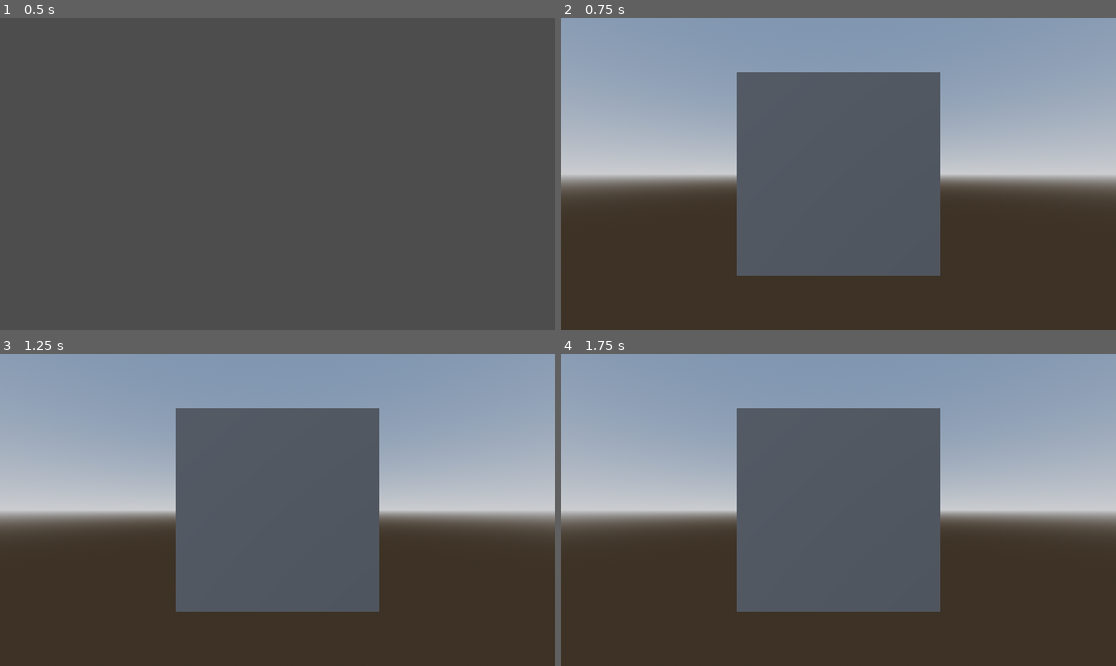
Above: before the commit, frames 1-4 (two rows, left to right).
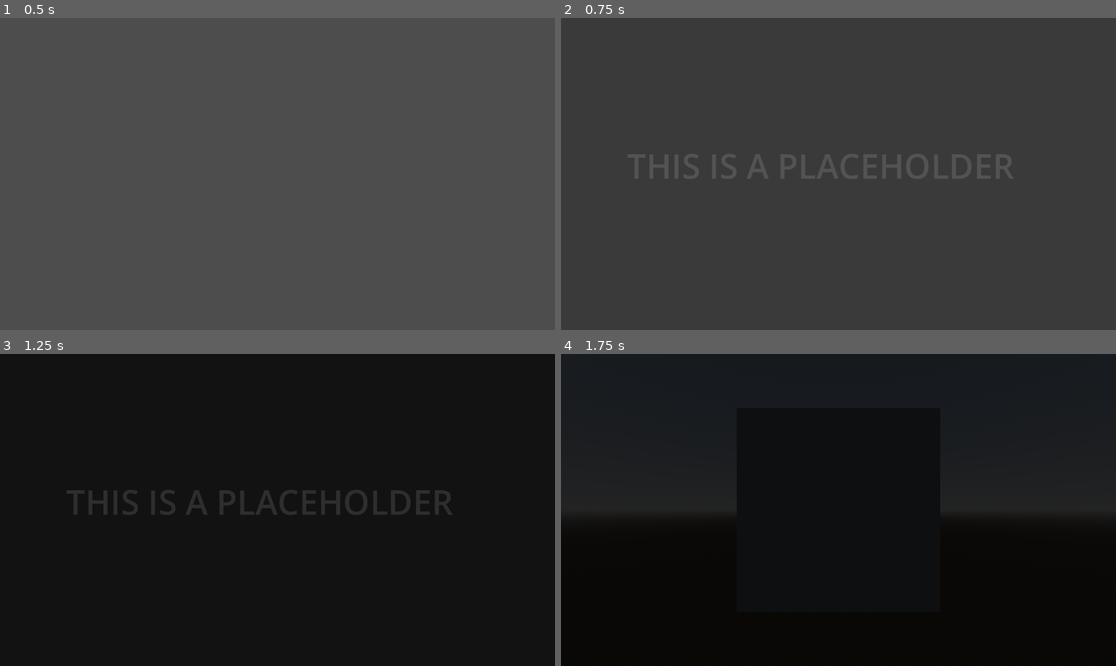
Above: after the commit, the same moments.

Repository: TheBossOfGaming/Scene-Manager
Game: Godot game, scene res://Scenes/splash_screens.tscn
The game is run twice, just before and just after one commit, with the same random seed, the same clock (stepped at 60 frames per second) and the same inputs.
Inputs:
- Up to frame 1 (0.5 s): no input
- Up to frame 2 (0.75 s): tap Enter at 0.5 s
- Up to frame 3 (1.25 s): no input
- Up to frame 4 (1.75 s): no input

Frame 1 is identical in both runs. In frame 2, 65% of the frame differs, in the area x 0-100%, y 0-83%; in frame 3, 100%, in the area x 0-100%, y 0-100%; in frame 4, 100%.

Commit message:
End of stream 3
Finally, finally made it work. Works and just works nicely. Thank god

Diff:
--- /dev/null
+++ b/Scenes/Transitions/LoadingScreen.tscn
@@ -0,0 +1,110 @@
+[gd_scene load_steps=7 format=3 uid="uid://dxutv1hfrhwvh"]
+
+[ext_resource type="Script" uid="uid://baqgbb65f5q46" path="res://Scripts/TransitionsScripts/LoadingScreen.gd" id="1_f51h4"]
+
+[sub_resource type="StyleBoxFlat" id="StyleBoxFlat_peav0"]
+bg_color = Color(0, 0, 0, 1)
+
+[sub_resource type="Animation" id="Animation_f51h4"]
+length = 0.001
+tracks/0/type = "value"
+tracks/0/imported = false
+tracks/0/enabled = true
+tracks/0/path = NodePath("Panel:self_modulate")
+tracks/0/interp = 1
+tracks/0/loop_wrap = true
+tracks/0/keys = {
+"times": PackedFloat32Array(0),
+"transitions": PackedFloat32Array(1),
+"update": 0,
+"values": [Color(1, 1, 1, 1)]
+}
+
+[sub_resource type="Animation" id="Animation_63eoh"]
+resource_name = "fade_to_black"
+tracks/0/type = "value"
+tracks/0/imported = false
+tracks/0/enabled = true
+tracks/0/path = NodePath("Panel:self_modulate")
+tracks/0/interp = 1
+tracks/0/loop_wrap = true
+tracks/0/keys = {
+"times": PackedFloat32Array(0.0333333, 1),
+"transitions": PackedFloat32Array(1, 1),
+"update": 0,
+"values": [Color(1, 1, 1, 0), Color(0, 0, 0, 1)]
+}
+tracks/1/type = "method"
+tracks/1/imported = false
+tracks/1/enabled = true
+tracks/1/path = NodePath(".")
+tracks/1/interp = 1
+tracks/1/loop_wrap = true
+tracks/1/keys = {
+"times": PackedFloat32Array(1),
+"transitions": PackedFloat32Array(1),
+"values": [{
+"args": [],
+"method": &"Transition_To_Done"
+}]
+}
+
+[sub_resource type="Animation" id="Animation_s1n8j"]
+resource_name = "fade_from_black"
+tracks/0/type = "value"
+tracks/0/imported = false
+tracks/0/enabled = true
+tracks/0/path = NodePath("Panel:self_modulate")
+tracks/0/interp = 1
+tracks/0/loop_wrap = true
+tracks/0/keys = {
+"times": PackedFloat32Array(0.0333334, 1),
+"transitions": PackedFloat32Array(1, 1),
+"update": 0,
+"values": [Color(0, 0, 0, 1), Color(1, 1, 1, 0)]
+}
+tracks/1/type = "method"
+tracks/1/imported = false
+tracks/1/enabled = true
+tracks/1/path = NodePath(".")
+tracks/1/interp = 1
+tracks/1/loop_wrap = true
+tracks/1/keys = {
+"times": PackedFloat32Array(1),
+"transitions": PackedFloat32Array(1),
+"values": [{
+"args": [],
+"method": &"Transition_From_Done"
+}]
+}
+
+[sub_resource type="AnimationLibrary" id="AnimationLibrary_shlas"]
+_data = {
+&"RESET": SubResource("Animation_f51h4"),
+&"fade_from_black": SubResource("Animation_s1n8j"),
+&"fade_to_black": SubResource("Animation_63eoh")
+}
+
+[node name="LoadingScreen" type="Control"]
+layout_mode = 3
+anchors_preset = 15
+anchor_right = 1.0
+anchor_bottom = 1.0
+grow_horizontal = 2
+grow_vertical = 2
+script = ExtResource("1_f51h4")
+
+[node name="Panel" type="Panel" parent="."]
+layout_mode = 1
+anchors_preset = 15
+anchor_right = 1.0
+anchor_bottom = 1.0
+grow_horizontal = 2
+grow_vertical = 2
+theme_override_styles/panel = SubResource("StyleBoxFlat_peav0")
+
+[node name="AnimationPlayer" type="AnimationPlayer" parent="Panel"]
+root_node = NodePath("../..")
+libraries = {
+&"": SubResource("AnimationLibrary_shlas")
+}
--- a/Scenes/Transitions/fade_to_black.tscn
+++ /dev/null
@@ -1,26 +0,0 @@
-[gd_scene load_steps=3 format=3 uid="uid://dxutv1hfrhwvh"]
-
-[ext_resource type="Script" uid="uid://baqgbb65f5q46" path="res://Scripts/TransitionsScripts/fade_to_black.gd" id="1_63eoh"]
-
-[sub_resource type="StyleBoxFlat" id="StyleBoxFlat_peav0"]
-bg_color = Color(0, 0, 0, 1)
-
-[node name="FadeToBlack" type="Control"]
-layout_mode = 3
-anchors_preset = 15
-anchor_right = 1.0
-anchor_bottom = 1.0
-grow_horizontal = 2
-grow_vertical = 2
-script = ExtResource("1_63eoh")
-
-[node name="Panel" type="Panel" parent="."]
-layout_mode = 1
-anchors_preset = 15
-anchor_right = 1.0
-anchor_bottom = 1.0
-grow_horizontal = 2
-grow_vertical = 2
-theme_override_styles/panel = SubResource("StyleBoxFlat_peav0")
-
-[connection signal="LoadCompleted" from="." to="." method="After"]
--- a/Scripts/SceneManager.gd
+++ b/Scripts/SceneManager.gd
@@ -1,11 +1,9 @@
 #Node Stuff#
 extends Node
 #Signals#
-signal LoadStart
-signal LoadCompleted
-signal SceneAdded
+
 #TransitionScenes
-const FADE_TO_BLACK = preload("res://Scenes/Transitions/fade_to_black.tscn")
+const LOADING_SCREEN = preload("res://Scenes/Transitions/LoadingScreen.tscn")
 
 #Actions that we can take#
 enum Actions {
@@ -19,6 +17,7 @@
 }
 
 var hiddenScenes = []
+var loadingScreen : LoadingScreen
 
 # Starts the transition (Fire LoadStart, screen should be black)
 # Takes care of past scene (Does Action : so deletes or hide past scene)
@@ -26,39 +25,38 @@
 # Finishes the transition (Fires LoadCompleted)
 # Management done
 
-func FadeToBlack() -> Control:
-	print("Should do a fade to black transition")
-	var scene = FADE_TO_BLACK.instantiate()
-	return scene
+func addLoadingScreen(transitionsType) -> void:
+	loadingScreen = LOADING_SCREEN.instantiate()
+	get_tree().root.add_child(loadingScreen)
+	loadingScreen.StartTransition(transitionsType)
 
-func PixelDeath() -> Control:
-	print("Should do a pixel death transition")
-	var scene = FADE_TO_BLACK.instantiate()
-	return scene
+func LoadContent() -> void:
+	pass
 
 func ChangeScene(scene : PackedScene, PlaceNodeInHere : Node, PastScene : Node, Action : Actions, transition : Transitions) -> void:
 	# Does the transition #
 	match transition:
 		Transitions.FADETOBLACK:
-			var loadingscreen = FadeToBlack()
+			var type = "fade_to_black"
+			addLoadingScreen(type)
 			print_debug("Sending Loading Screen Signal")
-			LoadStart.emit(loadingscreen)
 		Transitions.PIXELDEATH:
+			var type = "fade_to_black"
+			addLoadingScreen(type)
 			print_debug("Sending Loading Screen Signal")
-			var loadingscreen = PixelDeath()
-			LoadStart.emit(loadingscreen)
+
+	await(loadingScreen.Transition_To_Finshed)
 
 	#Spawns in and adds the node to the location#
 	var newScene = scene.instantiate()
 	PlaceNodeInHere.add_child(newScene)
-	SceneAdded.emit()
 
 	# Has to change the scene to a new scene #
 	match Action:
 		Actions.DELETE:
 			PastScene.queue_free()
-			LoadCompleted.emit()
+			loadingScreen.finish_transition()
 		Actions.HIDE:
 			PastScene.visible = false
 			hiddenScenes.append(PastScene)
-			LoadCompleted.emit()
+			loadingScreen.finish_transition()
--- /dev/null
+++ b/Scripts/TransitionsScripts/LoadingScreen.gd
@@ -0,0 +1,34 @@
+extends Control
+class_name LoadingScreen
+
+@onready var panel: Panel = $Panel
+@onready var animation_player: AnimationPlayer = $Panel/AnimationPlayer
+
+signal Transition_To_Finshed
+
+var animationsThatPlayed
+
+func StartTransition(transitionstype) -> void:
+	if !animation_player.has_animation(transitionstype):
+		push_warning("Transition Type not found")
+	print("Should do the transition type ", transitionstype)
+	animationsThatPlayed = transitionstype
+	animation_player.play(transitionstype)
+	pass
+
+func finish_transition() -> void:
+	var ending_animation_name:String = animationsThatPlayed.replace("to","from")
+
+	if !animation_player.has_animation(ending_animation_name):
+		push_warning("'%s' animation does not exist" % ending_animation_name)
+		ending_animation_name = "fade_from_black"
+	animation_player.play(ending_animation_name)
+	# once this final animation plays, we can free this scene
+	await animation_player.animation_finished
+	queue_free()
+
+func Transition_To_Done() -> void:
+	Transition_To_Finshed.emit()
+
+func Transition_From_Done() -> void:
+	pass
--- a/Scripts/TransitionsScripts/fade_to_black.gd
+++ /dev/null
@@ -1,26 +0,0 @@
-extends Control
-
-@onready var panel: Panel = $Panel
-
-signal LoadCompleted
-
-#Making it visable
-func Before() -> void:
-	print("Tweening to appear")
-	var tween = self.create_tween()
-	tween.tween_property(panel, "modulate:a", 1.0, 1)
-	await tween.finished
-
-#Making it invisable#
-func After() -> void:
-	print("Tweening to dissapear")
-	var tween = self.create_tween()
-	tween.tween_property(panel, "modulate:a", 0.0, 1)
-	await tween.finished
-	self.queue_free()
-
-
-# Called when the node enters the scene tree for the first time.
-func _ready() -> void:
-	#LoadCompleted.connect(After)
-	Before()
--- a/Scripts/game_play.gd
+++ b/Scripts/game_play.gd
@@ -16,8 +16,7 @@
 var lastArea
 
 func LoadScreenStart(loadingScreen) -> void:
-	if hud != null:
-		hud.add_child(loadingScreen)
+	pass
 
 func OnSceneAdded(area, loadingScreen) -> void:
 	pass
--- a/Scripts/splash_screens.gd
+++ b/Scripts/splash_screens.gd
@@ -26,7 +26,6 @@
 	if started == false:
 		print("Started == false spawning world")
 		SceneManager.ChangeScene(FinishedLoadScene, get_tree().root, self, SceneManager.Actions.DELETE, SceneManager.Transitions.FADETOBLACK)
-		self.queue_free()
 		started = true
 	else:
 		print_debug("Game has already started")
Renamed: Scripts/TransitionsScripts/fade_to_black.gd.uid -> Scripts/TransitionsScripts/LoadingScreen.gd.uid
